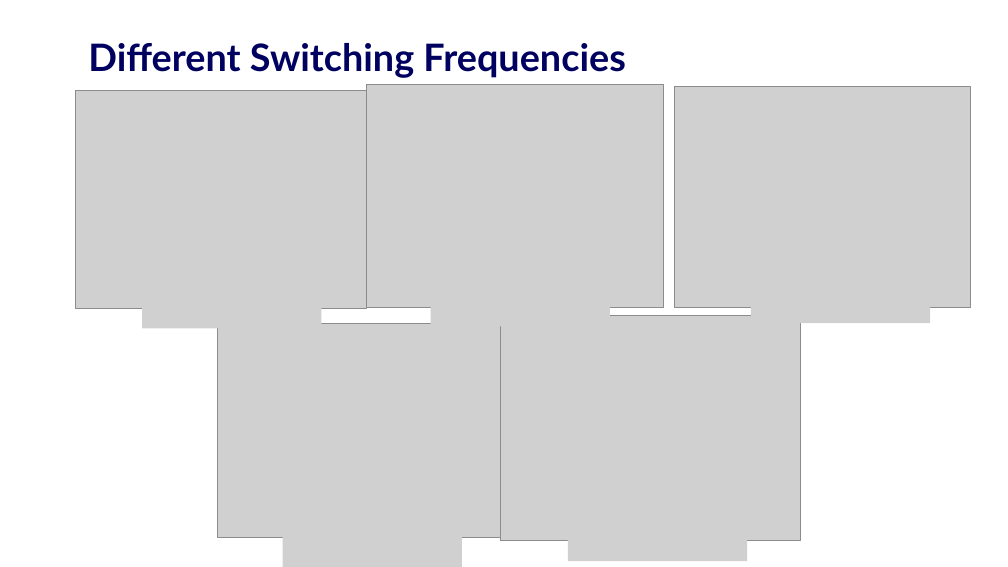
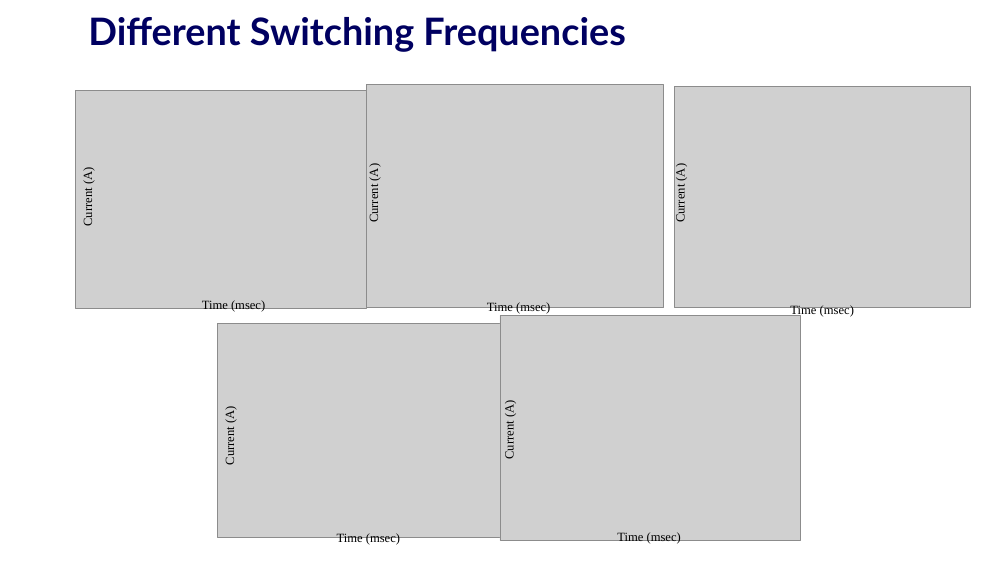
Before and after one commit to EnesAyaz/KTH, a slide deck: slide 9 of Weekly-Reports/2024.11.07.pptx. Drawn at 1008x567 pixels with LibreOffice and Linux fonts; fonts in the diff are those of the drawing; grey boxes stand for pictures; background and template pictures are left out. Boxes give left, top, right and bottom in pixels: in the first picture for what was removed or moved away, otherwise in the second. Text is boxed around its words. In the diff, an @@ line names an element or a change of style, - is before the commit and + after.

```diff
--- a/Weekly-Reports/2024.11.07.pptx
+++ b/Weekly-Reports/2024.11.07.pptx
@@ title "Different Switching Frequencies": place and size @@
-title "Different Switching Frequencies" at box(88, 43, 625, 78)
+title "Different Switching Frequencies" at box(88, 17, 625, 52)
@@ text added at box(81, 168, 95, 225), 12 pt, text #000000 @@
+Current (A)
@@ text added at box(367, 165, 381, 221), 12 pt, text #000000 @@
+Current (A)
@@ text added at box(673, 165, 687, 221), 12 pt, text #000000 @@
+Current (A)
@@ picture removed at box(142, 298, 321, 328) @@
@@ picture removed at box(431, 296, 610, 326) @@
@@ picture removed at box(751, 293, 930, 323) @@
@@ text added at box(202, 300, 265, 312), 12 pt, text #000000 @@
+Time (msec)
@@ text added at box(487, 302, 550, 314), 12 pt, text #000000 @@
+Time (msec)
@@ text added at box(790, 305, 854, 318), 12 pt, text #000000 @@
+Time (msec)
@@ text added at box(223, 407, 237, 464), 12 pt, text #000000 @@
+Current (A)
@@ text added at box(503, 401, 517, 458), 12 pt, text #000000 @@
+Current (A)
@@ picture removed at box(283, 537, 462, 567) @@
@@ text added at box(337, 533, 400, 546), 12 pt, text #000000 @@
+Time (msec)
@@ picture removed at box(568, 531, 747, 561) @@
@@ text added at box(617, 532, 681, 545), 12 pt, text #000000 @@
+Time (msec)
```
Also in this commit, not shown: 10 other files.
